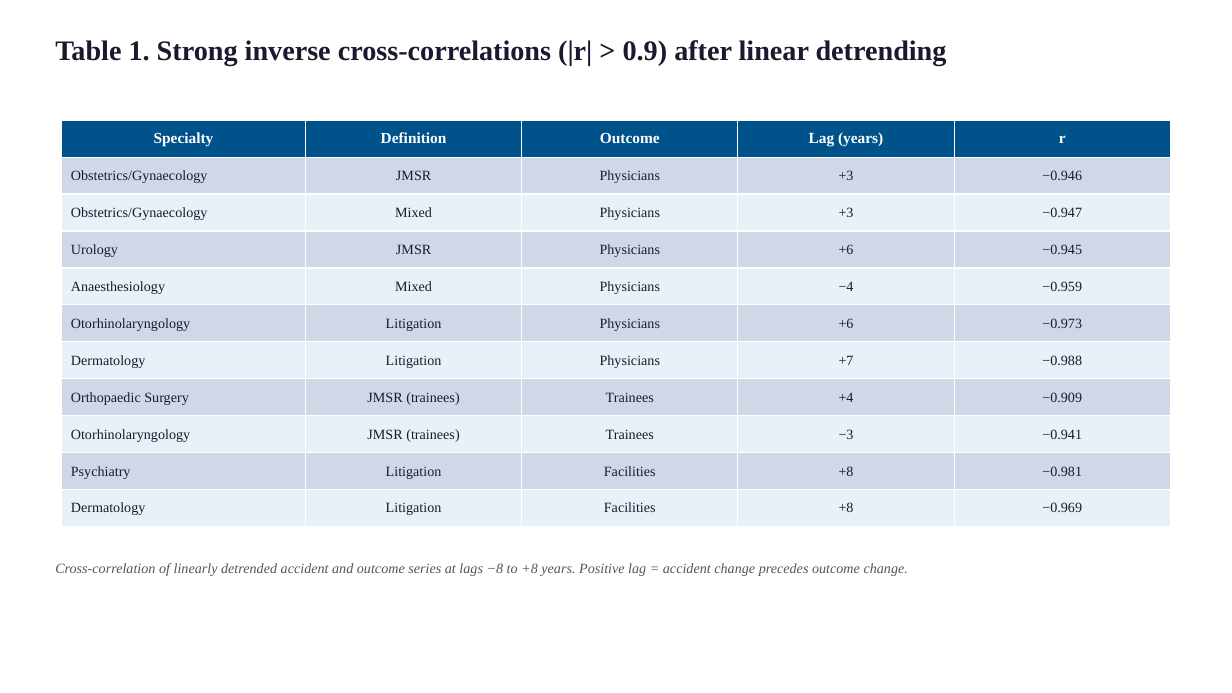
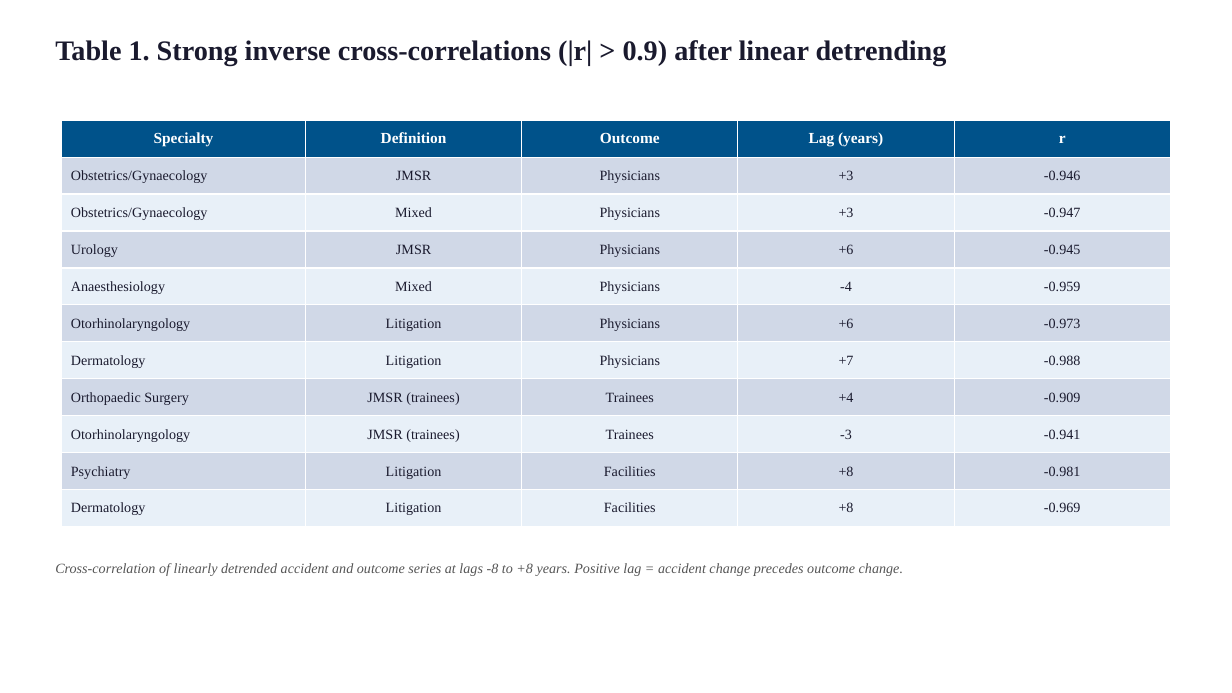
Before and after one commit to bougtoir/medical-accident-its-analysis, a slide deck: slide 10 of medical_accident_its_analysis/manuscript/bmj_figures_en.pptx. Drawn at 1232x693 pixels with LibreOffice and Linux fonts; fonts in the diff are those of the drawing. Boxes give left, top, right and bottom in pixels: in the first picture for what was removed or moved away, otherwise in the second. Text is boxed around its words. In the diff, an @@ line names an element or a change of style, - is before the commit and + after.

```diff
--- a/medical_accident_its_analysis/manuscript/bmj_figures_en.pptx
+++ b/medical_accident_its_analysis/manuscript/bmj_figures_en.pptx
@@ table at <box>62,120,1171,527</box> @@
-row 2, column 5: −0.946
+row 2, column 5: -0.946
-row 3, column 5: −0.947
+row 3, column 5: -0.947
-row 4, column 5: −0.945
+row 4, column 5: -0.945
-row 5, column 4: −4
+row 5, column 4: -4
-row 5, column 5: −0.959
+row 5, column 5: -0.959
-row 6, column 5: −0.973
+row 6, column 5: -0.973
-row 7, column 5: −0.988
+row 7, column 5: -0.988
-row 8, column 5: −0.909
+row 8, column 5: -0.909
-row 9, column 4: −3
+row 9, column 4: -3
-row 9, column 5: −0.941
+row 9, column 5: -0.941
-row 10, column 5: −0.981
+row 10, column 5: -0.981
-row 11, column 5: −0.969
+row 11, column 5: -0.969
@@ text at <box>55,563,903,576</box>: text changed @@
-Cross-correlation of linearly detrended accident and outcome series at lags −8 to +8 years. Positive lag = accident change precedes outcome change.
+Cross-correlation of linearly detrended accident and outcome series at lags -8 to +8 years. Positive lag = accident change precedes outcome change.
```
Also in this commit, not shown: 7 other slides changed, 40 other files.
